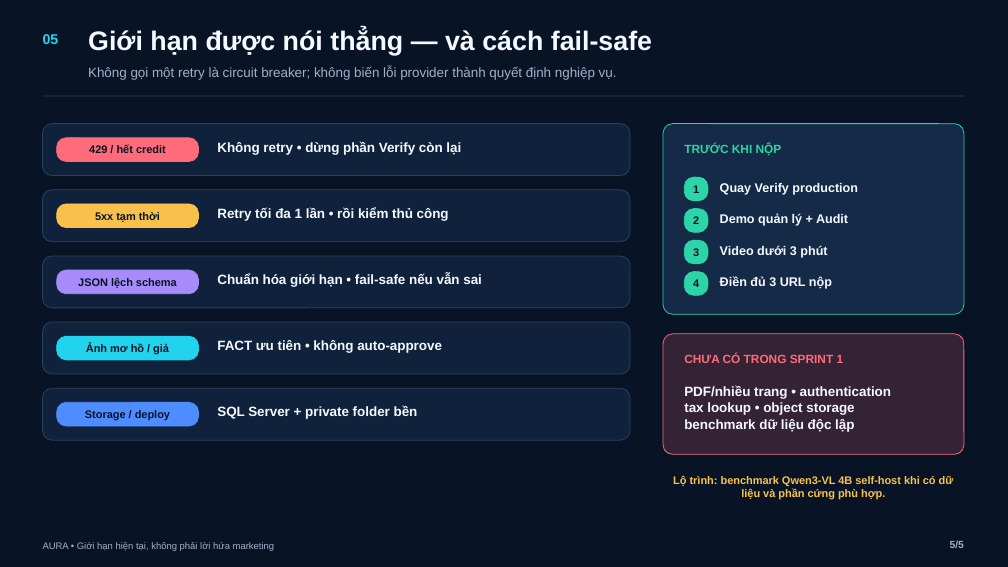
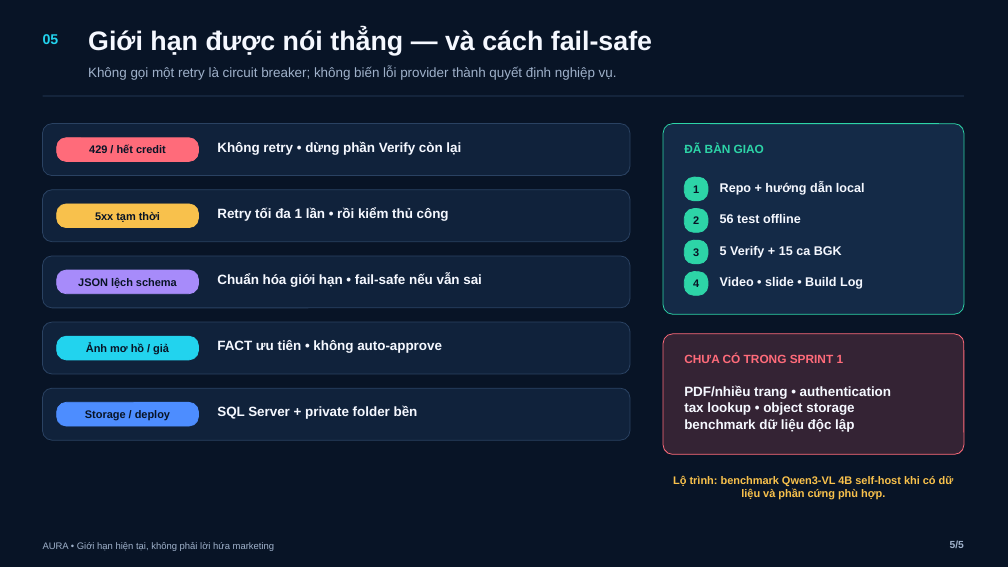
Before and after one commit to BondPhuPhamzZ/AURA, a slide deck: slide 5 of AURA/submission/AURA_5_SLIDES.pptx. Drawn at 1008x567 pixels with LibreOffice and Linux fonts; fonts in the diff are those of the drawing. Boxes give left, top, right and bottom in pixels: in the first picture for what was removed or moved away, otherwise in the second. Text is boxed around its words. In the diff, an @@ line names an element or a change of style, - is before the commit and + after.

Commit message:
docs: refresh submission slides and build log

```diff
--- a/AURA/submission/AURA_5_SLIDES.pptx
+++ b/AURA/submission/AURA_5_SLIDES.pptx
@@ text at (684, 145, 764, 153): text changed @@
-TRƯỚC KHI NỘP
+ĐÃ BÀN GIAO
@@ text at (720, 182, 865, 195): text changed @@
-Quay Verify production
+Repo + hướng dẫn local
@@ text at (720, 214, 801, 223): text changed @@
-Demo quản lý + Audit
+56 test offline
@@ text at (720, 246, 842, 258): text changed @@
-Video dưới 3 phút
+5 Verify + 15 ca BGK
@@ text at (720, 277, 863, 289): text changed @@
-Điền đủ 3 URL nộp
+Video • slide • Build Log
```
Also in this commit, not shown: 4 other slides changed, 3 other files.
